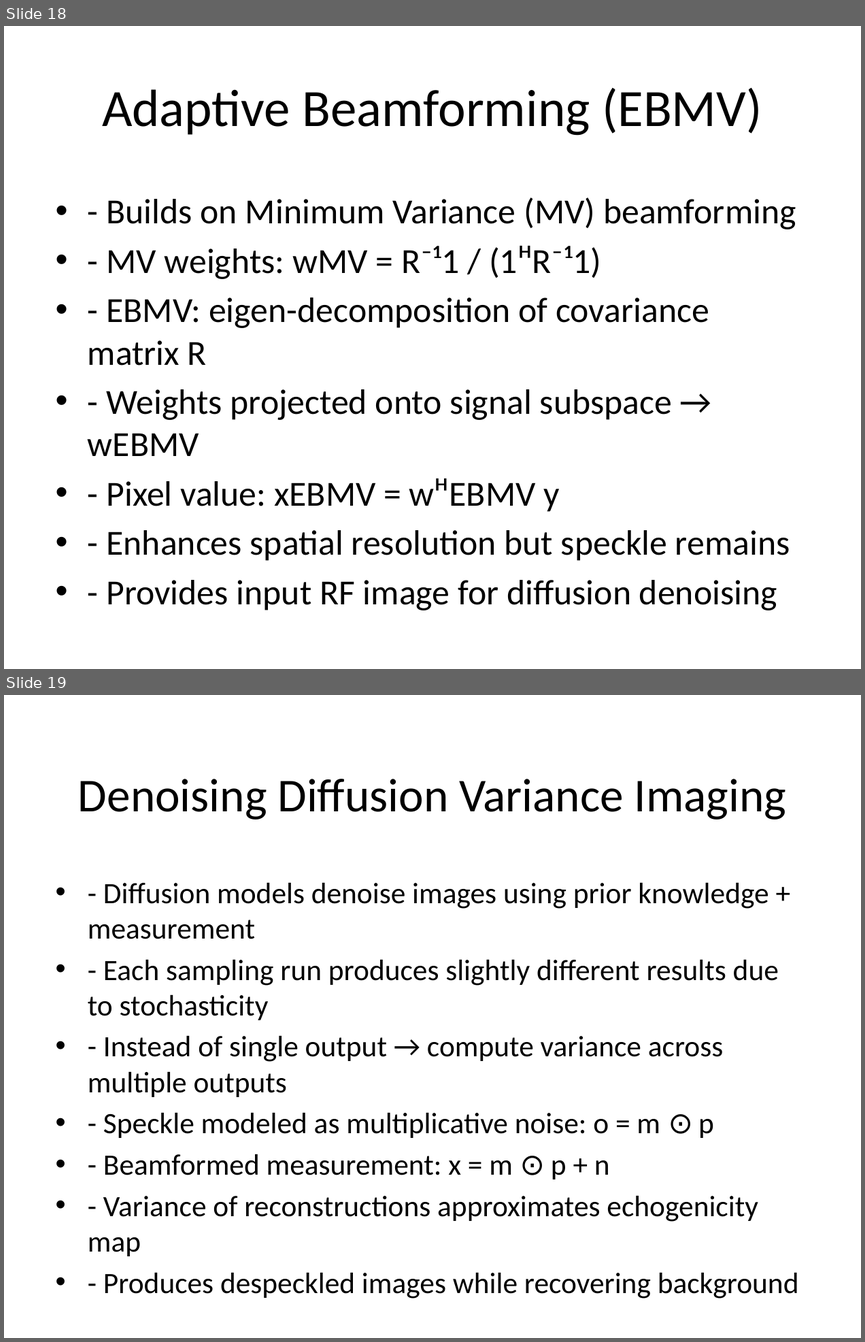
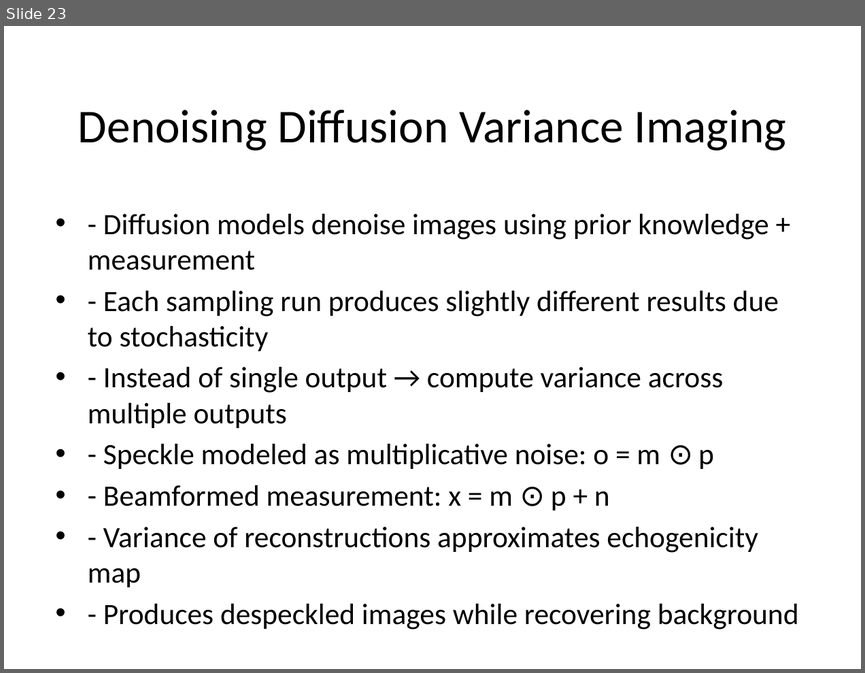
Before and after one commit to srii5477/Grading-Ultrasound-Multifudus-Muscle-Quality, a slide deck: ppt.pptx. Shown one above the other, each under a label of ours: slides 18 and 19 before the commit, slide 23 after it. The pictures are 865x1342 and 865x673 pixels, drawn with LibreOffice and Linux fonts; fonts in the diff are those of the drawing. Boxes give left, top, right and bottom in pixels: in the first picture for what was removed or moved away, otherwise in the second. Text is boxed around its words. In the diff, an @@ line names an element or a change of style, - is before the commit and + after.

```diff
--- a/ppt.pptx
+++ b/ppt.pptx
@@ slide 18 removed at (4,26,861,669), background #FFFFFF @@
@@ title removed at (102,88,762,135) @@
-Adaptive Beamforming (EBMV)
@@ text removed at (88,197,796,610) @@
-• - Builds on Minimum Variance (MV) beamforming
-• - MV weights: wMV = R⁻¹1 / (1ᴴR⁻¹1)
-• - EBMV: eigen-decomposition of covariance matrix R
-• - Weights projected onto signal subspace → wEBMV
-• - Pixel value: xEBMV = wᴴEBMV y
-• - Enhances spatial resolution but speckle remains
-• - Provides input RF image for diffusion denoising
@@ what was slide 19 is now slide 23 @@
```
Also in this commit, not shown: 2 slides changed, 5 slides added.
